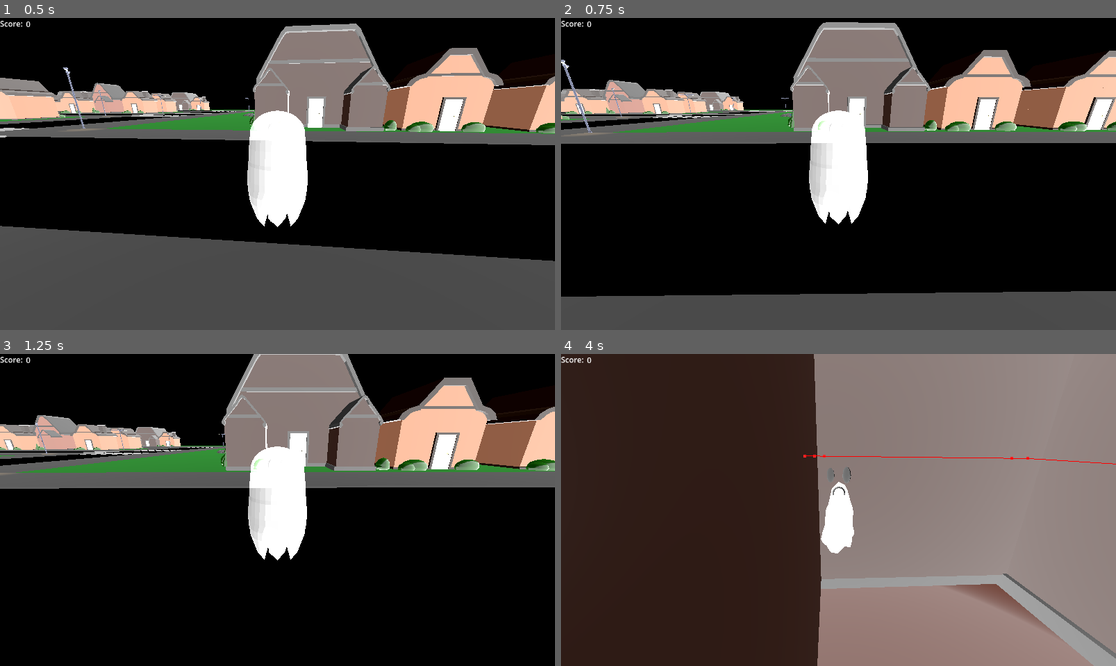
Above: before the commit, frames 1-4 (two rows, left to right).
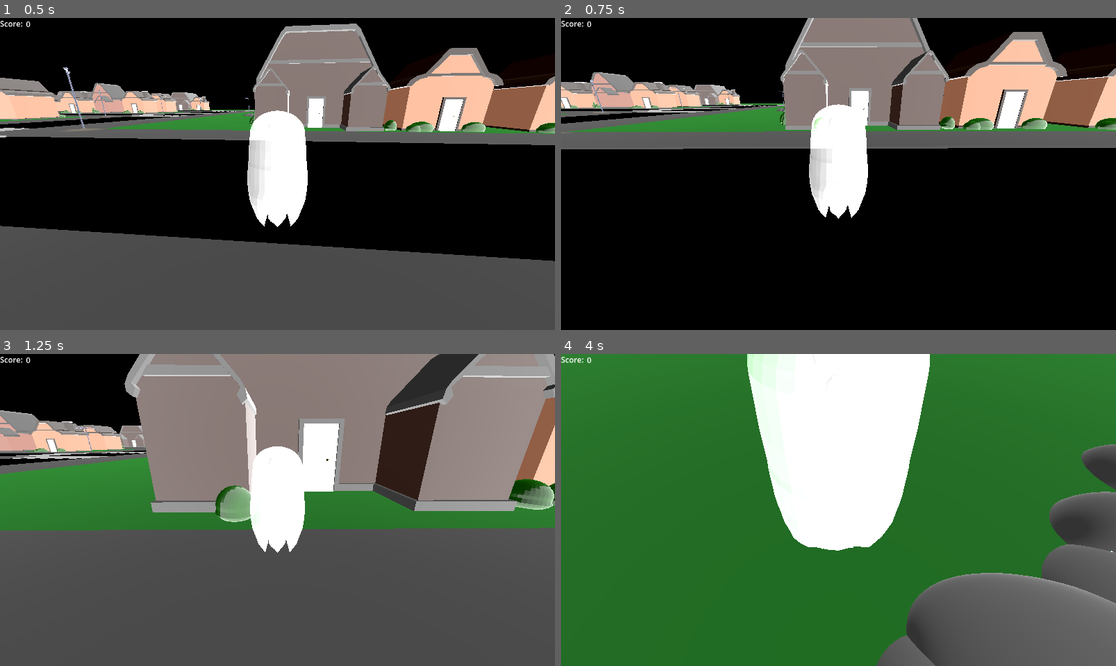
Above: after the commit, the same moments.

Repository: MJMrigg/Game-JAM-Game-Dev-1
Game: Godot game, scene res://Scenes/Morgan_Creek.tscn
Same seed, same stepped clock (60 frames per second), same inputs: the game is played once before the commit and once after it.
Inputs (mouse positions are in pixels of both pictures, inside the frame that each line leads up to):
- Up to frame 1 (0.5 s): no input
- Up to frame 2 (0.75 s): tap Enter (close) at 0.5 s; move the mouse to (866, 174) at 0.52 s; hold W (p_forward) from 0.53 s (still down); hold Mouse wheel up (p_zoom_in, bound only after the commit) from 0.53 s (still down)
- Up to frame 3 (1.25 s): keep holding W (p_forward); keep holding Mouse wheel up (p_zoom_in, bound only after the commit); tap Mouse wheel down (p_zoom_out, bound only after the commit) at 0.8 s
- Up to frame 4 (4 s): keep holding W (p_forward); move the mouse to (810, 510) at 1.27 s; release Mouse wheel up (p_zoom_in, bound only after the commit) at 1.28 s; tap Mouse wheel down (p_zoom_out, bound only after the commit) at 1.35, 2.3, 3.8 s; tap Mouse wheel up (p_zoom_in, bound only after the commit) at 1.55, 3.05 s; move the mouse to (849, 503) at 2.02 s; hold Enter (close) 2.03-2.78 s; move the mouse to (832, 516) at 2.77 s; tap E (p_interact) at 2.85 s; move the mouse to (877, 513) at 3.52 s; hold Tab (p_perspective) from 3.53 s (still down)

Frame 1 is identical in both runs. In frame 2, 28% of the frame differs, in the area x 0-100%, y 0-100%; in frame 3, 84%; in frame 4, 99%.

Commit message:
Add zoom for cam

Diff:
--- a/new-game-project/Scenes/player.tscn
+++ b/new-game-project/Scenes/player.tscn
@@ -29,6 +29,7 @@
 [node name="Ghost" type="CharacterBody3D" groups=["player"]]
 collision_mask = 0
 script = ExtResource("1_cvnsp")
+speed = 20.0
 
 [node name="CollisionShape3D" type="CollisionShape3D" parent="."]
 shape = SubResource("CapsuleShape3D_3btnm")
--- a/new-game-project/Scripts/npc.gd
+++ b/new-game-project/Scripts/npc.gd
@@ -88,7 +88,7 @@
 		velocity = newVel
 
 
-	animations.play("Walk_001")
+	animations.play("Walk")
 	var look_target = Vector3(nextPos.x, model.global_position.y, nextPos.z)
 	#var target_dir = (look_target - model.global_position).normalized()
 	#var current_dir = model.transform.basis.z.normalized() #*-1
--- a/new-game-project/Scripts/player_cam.gd
+++ b/new-game-project/Scripts/player_cam.gd
@@ -18,3 +18,9 @@
 func _unhandled_input(event: InputEvent) -> void:
 	if(event.is_action_pressed("p_perspective") && z_distance != null):
 		z_distance *= -1
+
+	if(event.is_action_pressed("p_zoom_in")):
+		z_distance = clamp(z_distance, 0.5, 3) - 0.25
+
+	if(event.is_action_pressed("p_zoom_out")):
+		z_distance = clamp(z_distance, 0.5, 3) + 0.25
--- a/new-game-project/project.godot
+++ b/new-game-project/project.godot
@@ -86,6 +86,16 @@
 "events": [Object(InputEventKey,"resource_local_to_scene":false,"resource_name":"","device":-1,"window_id":0,"alt_press …(195 unchanged characters)…
 ]
 }
+p_zoom_in={
+"deadzone": 0.2,
+"events": [Object(InputEventMouseButton,"resource_local_to_scene":false,"resource_name":"","device":-1,"window_id":0,"alt_pressed":false,"shift_pressed":false,"ctrl_pressed":false,"meta_pressed":false,"button_mask":0,"position":Vector2(0, 0),"global_position":Vector2(0, 0),"factor":1.0,"button_index":4,"canceled":false,"pressed":false,"double_click":false,"script":null)
+]
+}
+p_zoom_out={
+"deadzone": 0.2,
+"events": [Object(InputEventMouseButton,"resource_local_to_scene":false,"resource_name":"","device":-1,"window_id":0,"alt_pressed":false,"shift_pressed":false,"ctrl_pressed":false,"meta_pressed":false,"button_mask":0,"position":Vector2(0, 0),"global_position":Vector2(0, 0),"factor":1.0,"button_index":5,"canceled":false,"pressed":false,"double_click":false,"script":null)
+]
+}
 
 [layer_names]
 
